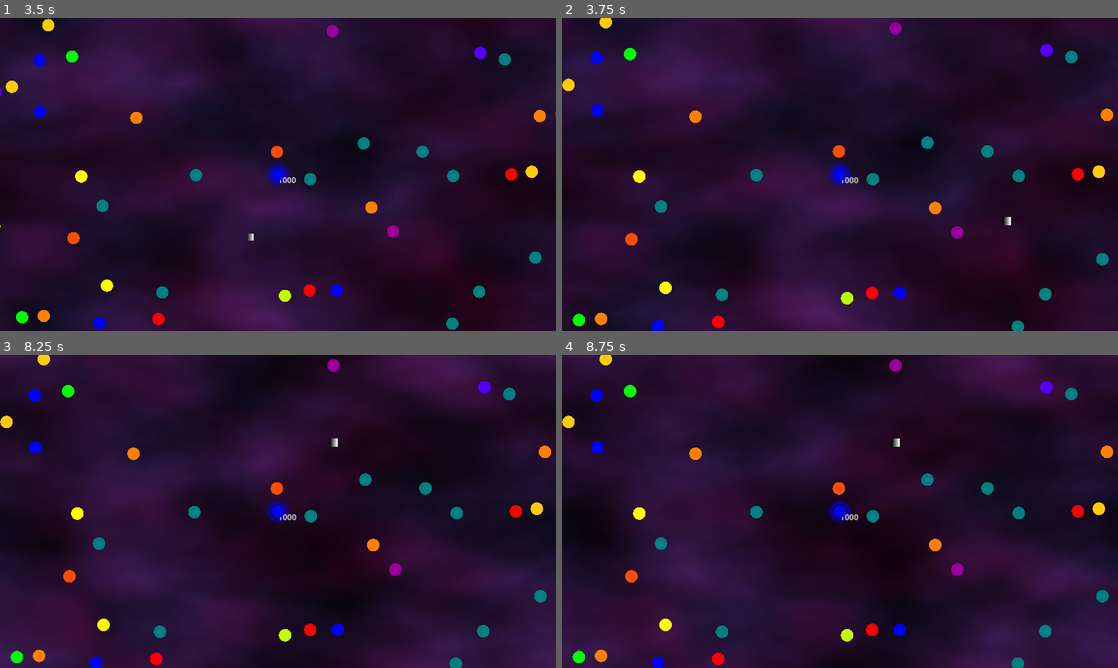
Above: before the commit, frames 1-4 (two rows, left to right).
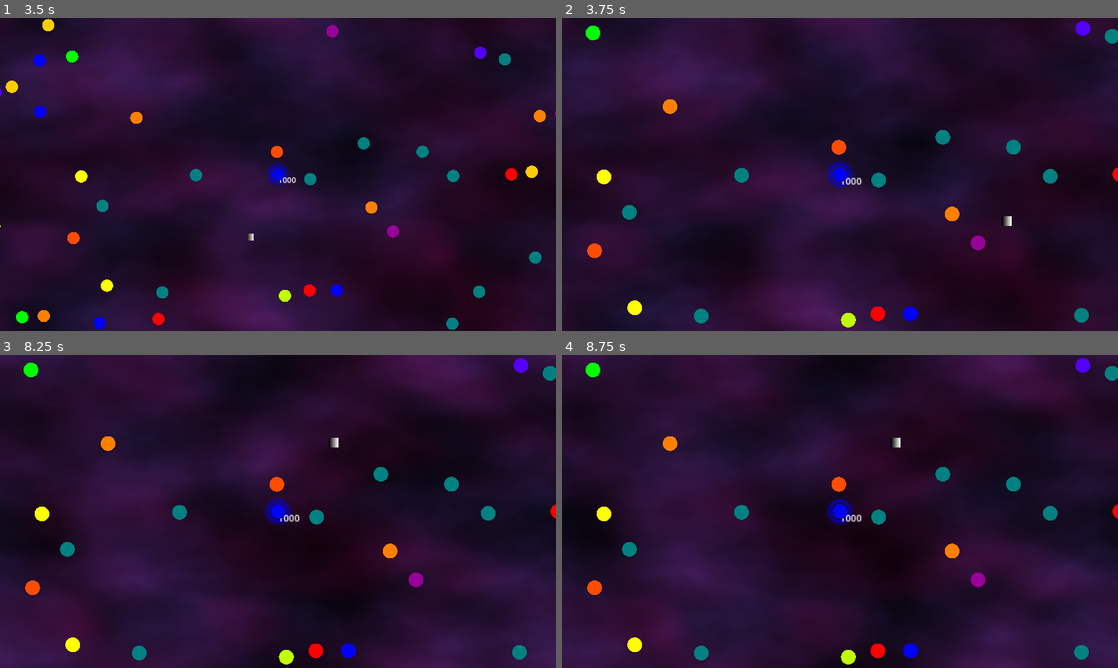
Above: after the commit, the same moments.

Repository: everett-ripley/Colour-Cascade-Game
Game: Godot game, scene res://Scenes/game_scene.tscn
Same seed, same stepped clock (60 frames per second), same inputs: the game is played once before the commit and once after it. The project has no main scene, so this scene is started directly.
Inputs (mouse positions are in pixels of both pictures, inside the frame that each line leads up to):
- Up to frame 1 (3.5 s): tap Enter at 0.5 s; move the mouse to (400, 158) at 0.52 s; click (400, 158) at 0.6 s; right-click (400, 158) at 0.8 s; tap R (Reset) at 1.25, 2, 2.75 s; move the mouse to (166, 190) at 1.27 s; right-click (166, 190) at 1.35 s; click (166, 190) at 1.55 s; move the mouse to (333, 105) at 2.02 s; click (333, 105) at 2.1 s; right-click (333, 105) at 2.3 s; move the mouse to (250, 237) at 2.77 s; right-click (250, 237) at 2.85 s; click (250, 237) at 3.05 s
- Up to frame 2 (3.75 s): tap R (Reset) at 3.5 s; move the mouse to (1006, 221) at 3.52 s; tap Mouse wheel up (ZoomIn) at 3.6 s
- Up to frame 3 (8.25 s): right-click (444, 558) at 3.8 s; tap R (Reset) at 4.25 s; move the mouse to (111, 464) at 4.27 s; tap Mouse wheel down (ZoomOut) at 4.35 s; click (111, 464) at 4.55 s; move the mouse to (305, 511) at 5.02 s; click (305, 511) at 5.1 s; right-click (305, 511) at 5.3 s; move the mouse to (194, 433) at 5.77 s; right-click (194, 433) at 5.85 s; click (194, 433) at 6.05 s; move the mouse to (400, 495) at 6.52 s; click (400, 495) at 6.6 s; right-click (400, 495) at 6.8 s; move the mouse to (166, 527) at 7.27 s; right-click (166, 527) at 7.35 s; click (166, 527) at 7.55 s; move the mouse to (333, 442) at 8.02 s; tap Mouse wheel up (ZoomIn) at 8.1 s
- Up to frame 4 (8.75 s): right-click (895, 442) at 8.3 s

Frame 1 is identical in both runs. In frame 2, 4.7% of the frame differs, in the area x 0-100%, y 0-100%; in frame 3, 4.7%; in frame 4, 4.7%.

Commit message:
Line cost and bug fixes

Diff:
--- a/Materials/background_material.tres
+++ b/Materials/background_material.tres
@@ -1,6 +1,6 @@
 [gd_resource type="ShaderMaterial" load_steps=6 format=3 uid="uid://cpskypnhrpl8e"]
 
-[ext_resource type="Shader" path="res://Scenes/background_shader.gdshader" id="1_5ebr0"]
+[ext_resource type="Shader" path="res://Shaders/background_shader.gdshader" id="1_3gfqq"]
 
 [sub_resource type="FastNoiseLite" id="FastNoiseLite_0woec"]
 noise_type = 3
@@ -26,7 +26,7 @@
 noise = SubResource("FastNoiseLite_wvhae")
 
 [resource]
-shader = ExtResource("1_5ebr0")
+shader = ExtResource("1_3gfqq")
 shader_parameter/colour1 = Color(0.129412, 0.0980392, 0.262745, 1)
 shader_parameter/colour2 = Color(0.211765, 0.0196078, 0.145098, 1)
 shader_parameter/direction1 = Vector2(0.05, 0.05)
--- a/Scenes/camera.gd
+++ b/Scenes/camera.gd
@@ -47,7 +47,7 @@
 		zoom_dir = -1
 	else:
 		return
-	zoom.x += zoom_rate * zoom_dir * delta
+	zoom.x += zoom_rate * zoom_dir * delta * 10
 	zoom.x = clamp(zoom.x, min_zoom, max_zoom)
 	zoom.y = zoom.x
 	collision_shape.shape.height = initial_height * (1/zoom.x)
--- a/Scenes/chunk.gd
+++ b/Scenes/chunk.gd
@@ -38,6 +38,7 @@
 				new_node.connect("activated", parent.node_activated)
 				new_node.connect("dead", parent.node_killed)
 				new_node.connect("colour_flipped", parent.node_flipped)
+				new_node.game_root = parent
 
 	if len(colour_nodes) < minimum_nodes:
 		for i in colour_nodes:
--- a/Scenes/colour_node.gd
+++ b/Scenes/colour_node.gd
@@ -7,7 +7,7 @@
 @onready var sprite := $Sprite2D
 @onready var aura := $AuraSprite
 @export var starting_node : bool = false
-
+@export var game_root:Node2D
 @export_enum("red",
  "red_orange",
  "orange",
@@ -134,6 +134,7 @@
 				connection.parent_node = self
 				connection.update_gradient(colour_values[colour], 0)
 				connect("colour_updated", connection.parent_updated)
+				connection.game_root = game_root
 				if mouse != null:
 					mouse.collision(false)
 					connection.mouse = mouse
--- a/Scenes/connection.gd
+++ b/Scenes/connection.gd
@@ -10,7 +10,7 @@
 var parent_node : ColourNode
 var target_node : ColourNode = null
 var mouse:Area2D
-
+var game_root:Node2D
 
 func _ready():
 	line.gradient = gradient.duplicate()
@@ -26,10 +26,11 @@
 		make_connection()
 		if mouse != null:
 			mouse.collision(true)
-	if Input.is_action_just_pressed("RMB"):
+	elif Input.is_action_just_pressed("RMB") or parent_node.state == parent_node.states.dead:
 		if mouse != null:
 			mouse.collision(true)
 		queue_free()
+
 
 func make_connection():
 	set_process(false)
@@ -41,6 +42,7 @@
 	parent_node.receive_update(target_node.colour, target_node)
 	target_node.change_state(target_node.states.active)
 	target_node.connect("colour_updated", target_updated)
+	game_root.connection_made(line.points[1].length())
 
 func interpolate_position(vec:Vector2):
 	line.points[1] = vec
--- a/Scenes/game_scene.gd
+++ b/Scenes/game_scene.gd
@@ -2,6 +2,7 @@
 @onready var camera := $Camera2D
 @export var camera_limit : float = 500.0
 @export var health : float = 1000.0
+@export var connection_unit_cost : float = 0.1
 
 # Called when the node enters the scene tree for the first time.
 func _ready():
@@ -22,12 +23,16 @@
 	camera.limit_top = -1 * camera_limit
 
 func node_activated():
-	health = clamp(health + 50, 0.0, 1000.0)
+	health = clamp(health, 0.0, 1000.0)
 
 
 func node_flipped(difference:int):
-	health = clamp(health + 5 * difference, 0.0, 1000.0)
+	health = clamp(health + 15 * difference, 0.0, 1000.0)
 
 
 func node_killed():
-	health = clamp(health - 50, 0.0, 1000.0)
+	health = clamp(health - 25, 0.0, 1000.0)
+
+
+func connection_made(length:float):
+	health = clamp(health - length * connection_unit_cost, 0.0, 1000.0)
--- a/Scenes/game_scene.tscn
+++ b/Scenes/game_scene.tscn
@@ -64,8 +64,9 @@
 rotation = 1.5708
 shape = SubResource("CapsuleShape2D_qnavv")
 
-[node name="StartingNode" parent="." instance=ExtResource("1_hvmow")]
+[node name="StartingNode" parent="." node_paths=PackedStringArray("game_root") instance=ExtResource("1_hvmow")]
 starting_node = true
+game_root = NodePath("..")
 
 [node name="Label" type="Label" parent="."]
 offset_right = 40.0
--- a/Scenes/background_shader.gdshader
+++ b/Shaders/background_shader.gdshader
@@ -14,6 +14,7 @@
 }
 
 void fragment() {
+	//float noise_colour = texture(noise1, UV + direction1 * TIME).r * texture(noise2, UV + direction2 * TIME).r;
 	vec3 colour = texture(noise1, UV + direction1 * TIME).r * colour1 + texture(noise2, UV + direction2 * TIME).r * colour2;
 	COLOR = vec4(colour, 1.0);
 }
--- a/project.godot
+++ b/project.godot
@@ -17,6 +17,7 @@
 [display]
 
 window/stretch/mode="canvas_items"
+window/vsync/vsync_mode=0
 
 [input]
 
